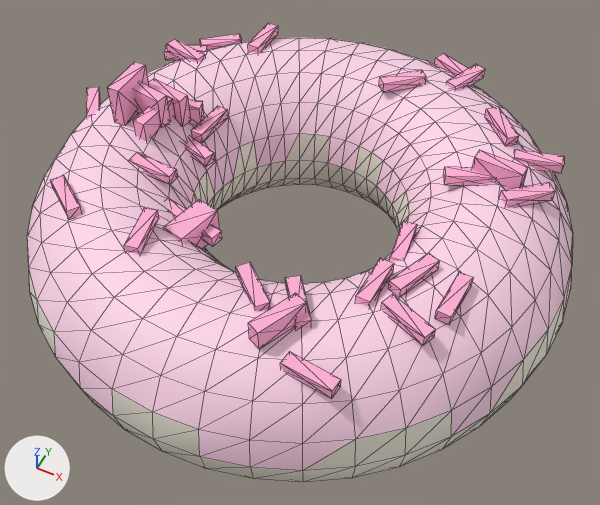
Two versions of the glTF model assets/meshes/BumperDonutFloat.glb, one commit apart.
One viewpoint serves both versions: a camera (50 mm lens) standing at (2.47, -4.94, 6.59) and looking at (0.13, -0.25, 0.74). Every picture has the same lights, and +X, +Y and +Z are marked at lower left. The older version comes first. Mesh edges are drawn as thin lines. Vertices at exactly the same position are counted once.

In view in the first picture: 'Dough', 'Frosting', 'Sprinkles'.
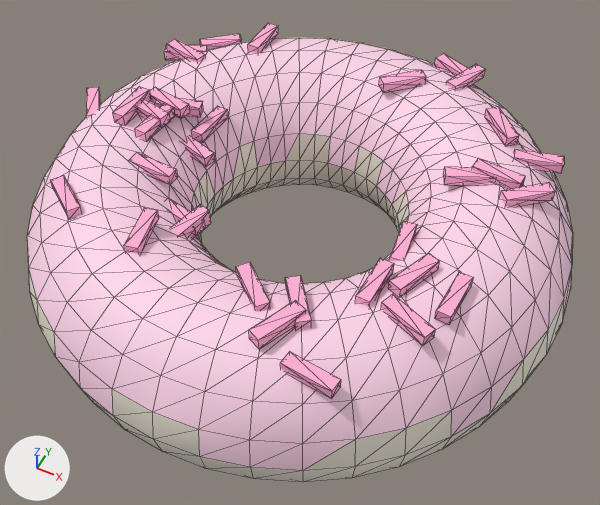
Boxes [x1, y1, x2, y2] around the edits, measured in the pictures (600 x 505 px; the box of a moved part takes in the faces that stretch with it):
part 1 of me_sprinkles, moved or reshaped
    before: [472, 150, 528, 189]
    after: [472, 158, 526, 189]
part 2 of me_sprinkles, moved or reshaped
    before: [149, 78, 190, 127]
    after: [150, 87, 189, 119]
part 3 of me_sprinkles, moved or reshaped
    before: [133, 97, 175, 142]
    after: [135, 103, 175, 142]
part 4 of me_sprinkles, moved or reshaped
    before: [167, 198, 222, 246]
    after: [167, 198, 206, 236]
part 5 of me_sprinkles, moved or reshaped
    before: [182, 211, 220, 248]
    after: [179, 211, 211, 239]
part 6 of me_sprinkles, moved or reshaped
    before: [164, 199, 218, 239]
    after: [172, 205, 210, 236]
part 7 of me_sprinkles, moved or reshaped (not visible afterwards)
    before: [163, 227, 182, 243]
part 8 of me_sprinkles, moved or reshaped
    before: [107, 62, 171, 128]
    after: [113, 86, 171, 128]
part 9 of me_sprinkles, moved or reshaped
    before: [248, 293, 306, 349]
    after: [249, 301, 306, 349]
part 10 of me_sprinkles, moved or reshaped
    before: [188, 101, 204, 125]
    after: [155, 101, 203, 117]

The change, as a list of edits to the scene's bpy script:
```text
Change me_sprinkles:
    used by ob_sprinkles; location = (0.0, 0.0, 0.0)
    before: 86 (-1.82, 0.2, 1.99) at pixel (134, 61), 87 (-1.7, 0.2, 1.99) at pixel (145, 64), 88 (-1.82, -0.24, 1.99) at pixel (107, 87), 89 (-1.7, -0.24, 1.99) at pixel (118, 91), 326 (-1.83, -0.01, 1.88)
    before: 327 (-1.8, 0.11, 1.88), 328 (-1.39, -0.1, 1.88) at pixel (157, 101), 329 (-1.37, 0.02, 1.88) at pixel (166, 95)
    before: 146 (0.7, -1.46, 1.79) at pixel (295, 292), 147 (0.81, -1.51, 1.79) at pixel (306, 302), 148 (0.51, -1.86, 1.79) at pixel (248, 322), 149 (0.62, -1.91, 1.79) at pixel (257, 333)
    before: 261 (-1.22, 0.36, 1.43) at pixel (204, 117), 262 (-1.64, 0.24, 1.43), 264 (-1.61, 0.12, 1.43), 265 (-1.19, 0.24, 1.43)
    remove me_sprinkles.from_pydata(...)  # 340 vertices, 544 faces; spans x -2.53..2.12, y -1.99..2.25, z 1.18..1.99
    add me_sprinkles.from_pydata(...)  # 340 vertices, 544 faces; spans x -2.53..2.12, y -1.99..2.25, z 1.25..1.71
    me_sprinkles part 1: the loose piece of 10 vertices spanning x 1.4..1.85, y 0.53..0.68, z 1.49..1.79 is scaled about its middle by (1, 1, 0.333)
    me_sprinkles part 2: the loose piece of 10 vertices spanning x -1.74..-1.29, y 0.11..0.31, z 1.46..1.76 is scaled about its middle by (1, 1, 0.333)
    me_sprinkles part 3: the loose piece of 10 vertices spanning x -1.55..-1.4, y -0.3..0.15, z 1.44..1.74 is scaled about its middle by (1, 1, 0.333)
    me_sprinkles part 4: all 4 vertices in x -0.36..-0.33, y -0.96..-0.84, z 1.28..1.38 are moved by (-0.2, 0.04, 0.0)
    me_sprinkles part 5: the 1 vertex in x -0.48, y -0.94, z 1.33 is moved by (-0.1, 0.02, 0.0)
    me_sprinkles part 6: all 2 vertices in x -0.74..-0.65, y -1.1..-0.67, z 1.48 are moved by (0.0, 0.0, -0.07)
    me_sprinkles part 7: all 2 vertices in x -0.74..-0.65, y -1.1..-0.67, z 1.18 are moved by (0.0, 0.0, 0.08)
    me_sprinkles part 8
    add for i in [*range(86, 90)]: me_sprinkles.vertices[i].co += Vector((0.0, 0.0, -0.28))
    add for i in [*range(326, 330)]: me_sprinkles.vertices[i].co += Vector((0.0, 0.0, -0.2))
    me_sprinkles part 9
    add for i in [*range(146, 150)]: me_sprinkles.vertices[i].co += Vector((0.0, 0.0, -0.09))
    me_sprinkles part 10
    add for i in [261, 262, 264, 265]: me_sprinkles.vertices[i].co += Vector((0.0, 0.0, 0.1))
    other edits to the shape of me_sprinkles do not show in these pictures
```
